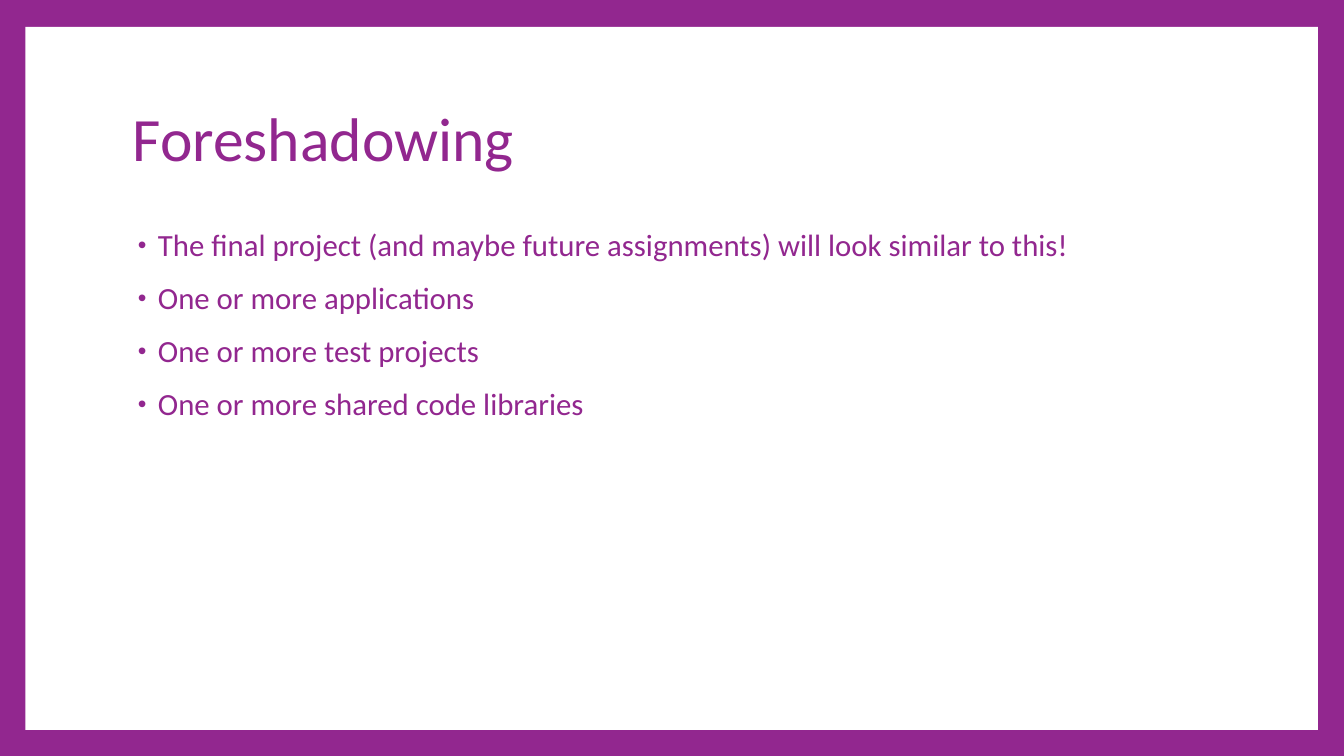
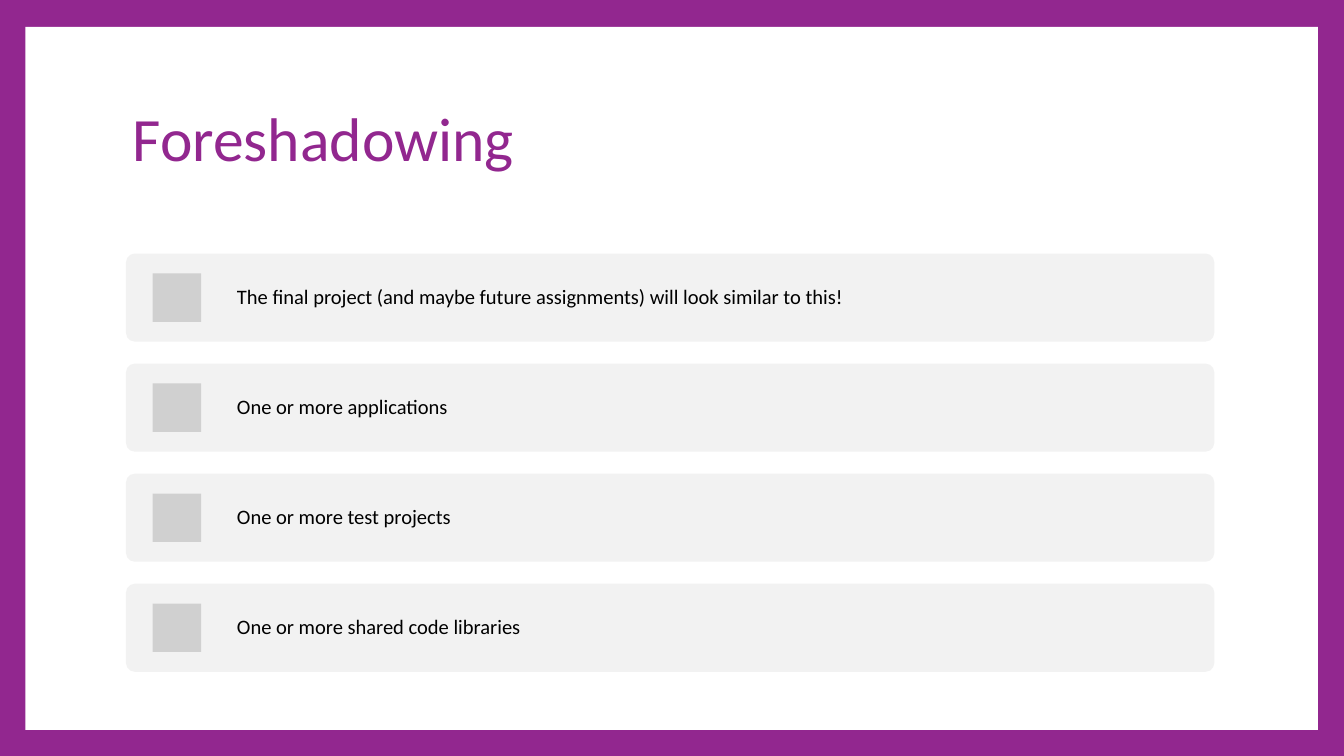
Before and after one commit to cdiggins/cs321, a slide deck: slide 7 of class-notes/cs321-winter-2023-lecture-7.pptx. Drawn at 1344x756 pixels with LibreOffice and Linux fonts; fonts in the diff are those of the drawing; grey boxes stand for pictures. Boxes give left, top, right and bottom in pixels: in the first picture for what was removed or moved away, otherwise in the second. Text is boxed around its words. In the diff, an @@ line names an element or a change of style, - is before the commit and + after.

```diff
--- a/class-notes/cs321-winter-2023-lecture-7.pptx
+++ b/class-notes/cs321-winter-2023-lecture-7.pptx
@@ text removed at [158, 233, 1068, 416] @@
-• The final project (and maybe future assignments) will look similar to this!
-• One or more applications
-• One or more test projects
-• One or more shared code libraries
@@ group added at [126, 253, 1215, 672]: 4 rounded rectangles, 4 pictures, 4 texts @@
+The final project (and maybe future assignments) will look similar to this!
+One or more applications
+One or more test projects
+One or more shared code libraries
```
Also in this commit, not shown: 20 other slides changed, 3 slides added, 6 slides removed, 1 other file.
